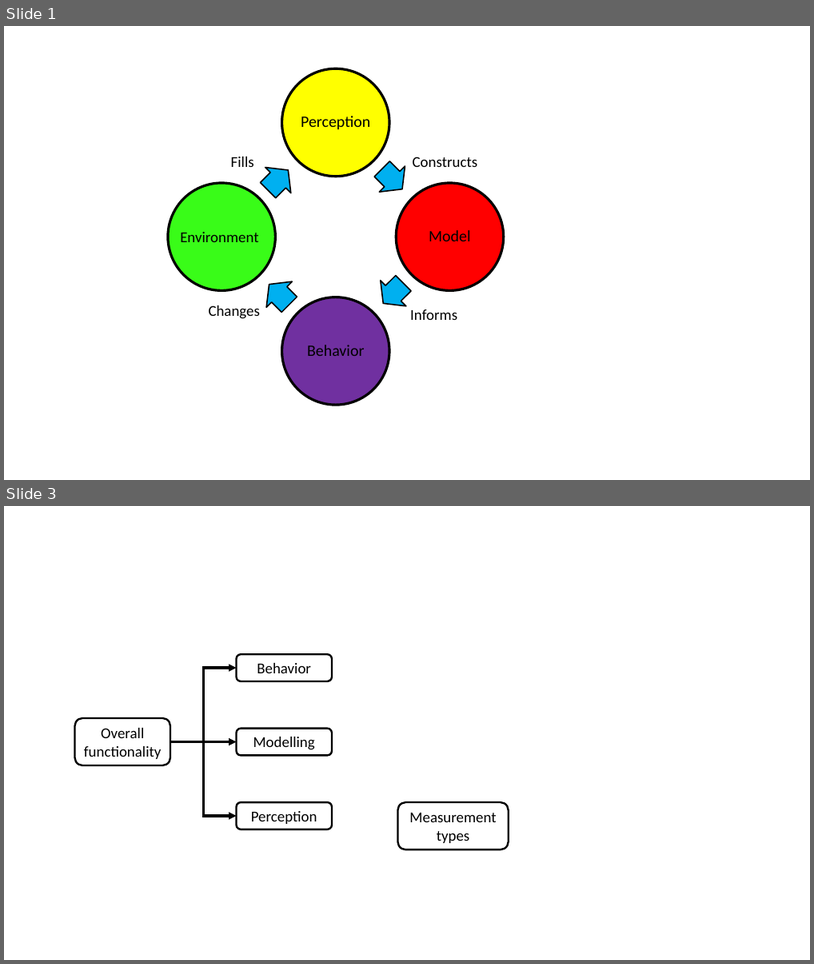
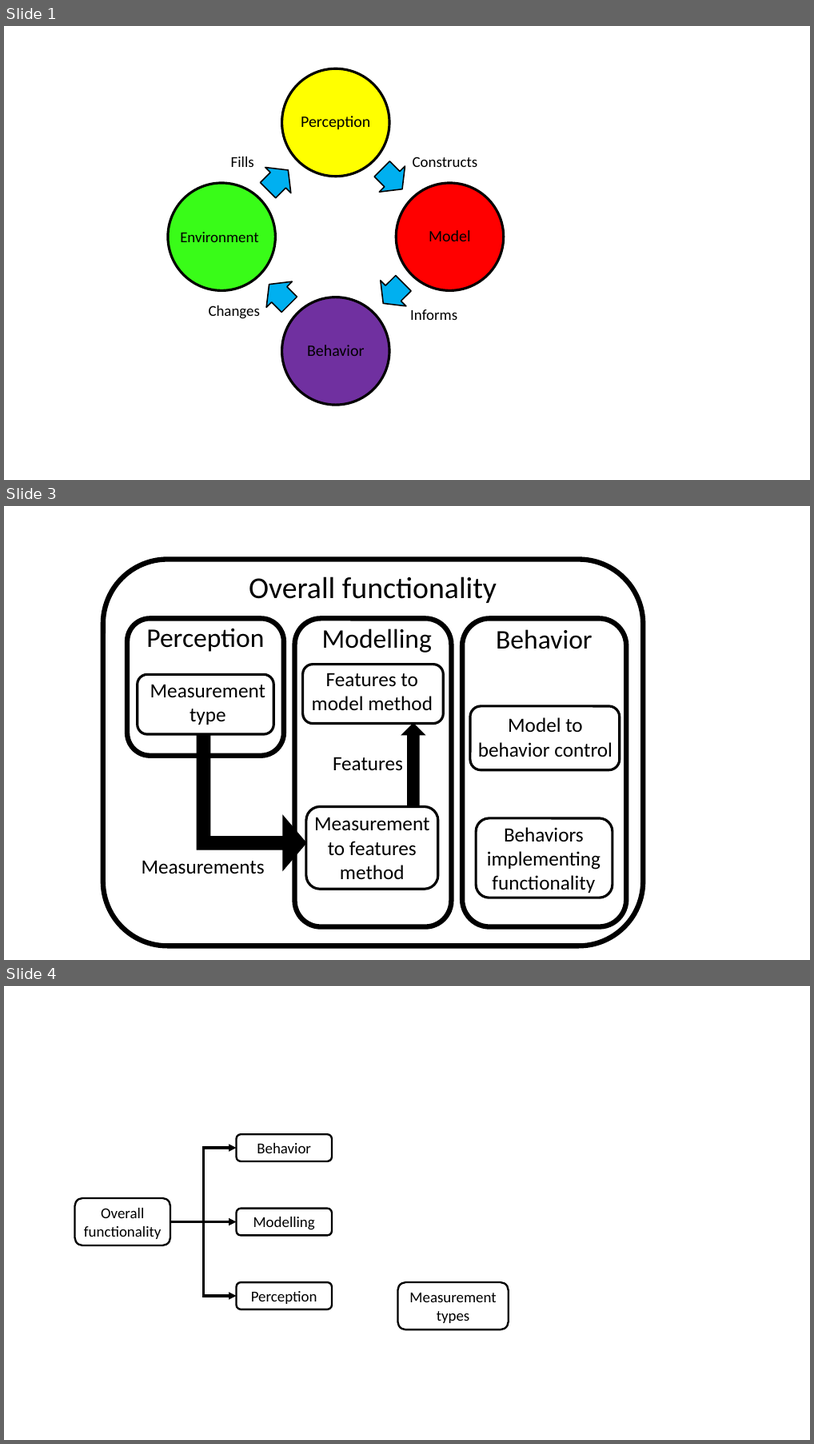
Before and after one commit to BenChurch/Winter2017, a slide deck: CISC870/Paper/FigureCreation.pptx. Shown one above the other, each under a label of ours: slides 1 and 3 before the commit, slides 1, 3 and 4 after it; the slides between them are not shown. The pictures are 814x964 and 814x1444 pixels, drawn with LibreOffice and Linux fonts; fonts in the diff are those of the drawing. Boxes give left, top, right and bottom in pixels: in the first picture for what was removed or moved away, otherwise in the second. Text is boxed around its words. In the diff, an @@ line names an element or a change of style, - is before the commit and + after.

```diff
--- a/CISC870/Paper/FigureCreation.pptx
+++ b/CISC870/Paper/FigureCreation.pptx
@@ slide 3 added at [4, 506, 810, 960], background #FFFFFF @@
@@ rounded rectangle added at [103, 560, 643, 946], outline #000000 6 pt @@
@@ text added at [249, 576, 497, 603], 36 pt, text #000000 @@
+Overall functionality
@@ rounded rectangle added at [127, 619, 284, 756], outline #000000 6 pt @@
@@ rounded rectangle added at [295, 619, 452, 927], outline #000000 6 pt @@
@@ rounded rectangle added at [462, 619, 626, 927], outline #000000 6 pt @@
@@ text added at [146, 628, 264, 652], 32 pt, text #000000 @@
+Perception
@@ text added at [322, 628, 432, 652], 32 pt, text #000000 @@
+Modelling
@@ text added at [496, 629, 592, 649], 32 pt, text #000000 @@
+Behavior
@@ rounded rectangle added at [303, 664, 443, 723], outline #000000 3 pt @@
@@ text added at [312, 672, 433, 710], 24 pt, text #000000 @@
+Features to model method
@@ rounded rectangle added at [137, 674, 274, 734], outline #000000 3 pt @@
@@ text added at [150, 684, 266, 724], 24 pt, text #000000 @@
+Measurement type
@@ rounded rectangle added at [470, 706, 620, 770], outline #000000 3 pt @@
@@ text added at [478, 717, 613, 756], 24 pt, text #000000 @@
+Model to behavior control
@@ bent up arrow added at [197, 734, 306, 870], fill #000000, outline #000000 1 pt @@
@@ up arrow added at [402, 723, 425, 805], fill #000000, outline #000000 1 pt @@
@@ text added at [333, 756, 403, 771], 24 pt, text #000000 @@
+Features
@@ rounded rectangle added at [306, 807, 438, 889], outline #000000 3 pt @@
@@ text added at [314, 816, 430, 879], 24 pt, text #000000 @@
+Measurement to features method
@@ rounded rectangle added at [477, 818, 613, 897], outline #000000 3 pt @@
@@ text added at [487, 827, 601, 892], 24 pt, text #000000 @@
+Behaviors implementing functionality
@@ text added at [142, 860, 265, 874], 24 pt, text #000000 @@
+Measurements
@@ what was slide 3 is now slide 4 @@
```
Also in this commit, not shown: 1 slide changed, 9 other files.
